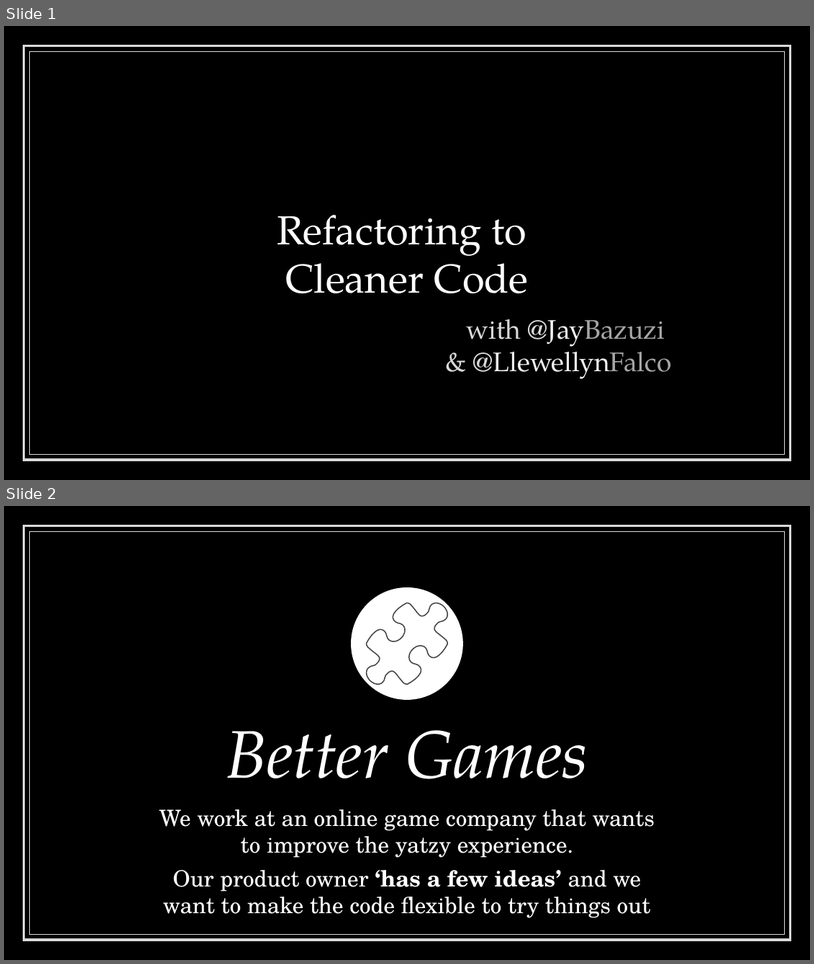
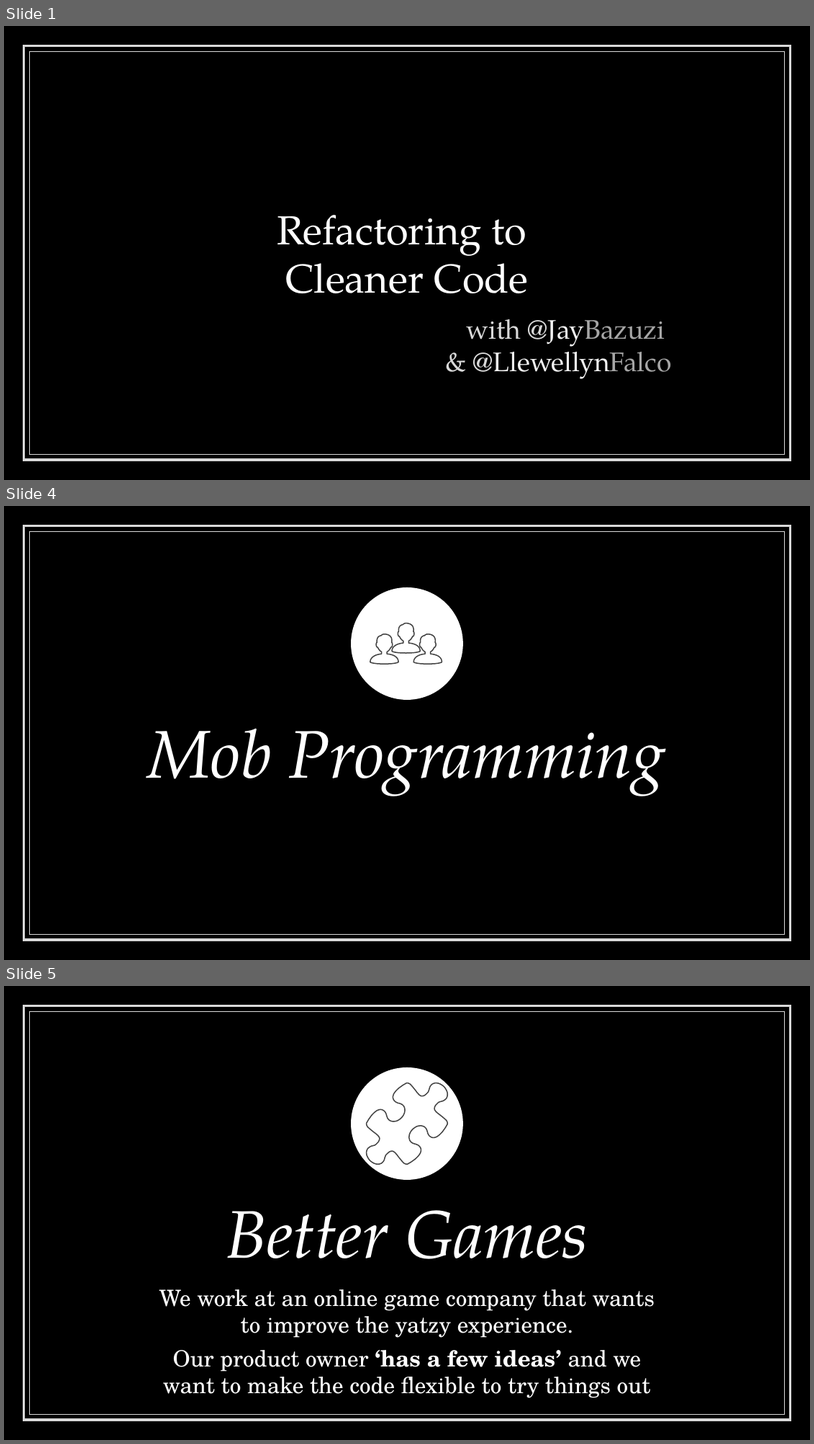
Before and after one commit to LearnWithLlew/RefactoringToCleanerCode.Slides, a slide deck: RefactoringToCleanerCode.pptx. Shown one above the other, each under a label of ours: slides 1 and 2 before the commit, slides 1, 4 and 5 after it; the slides between them are not shown. The pictures are 814x964 and 814x1444 pixels, drawn with LibreOffice and Linux fonts; fonts in the diff are those of the drawing. Boxes give left, top, right and bottom in pixels: in the first picture for what was removed or moved away, otherwise in the second. Text is boxed around its words. In the diff, an @@ line names an element or a change of style, - is before the commit and + after.

```diff
--- a/RefactoringToCleanerCode.pptx
+++ b/RefactoringToCleanerCode.pptx
@@ slide 4 added at box(4, 506, 810, 960), background #000000; not listed: 2 template elements that a slide beside it also shows @@
@@ ellipse added at box(351, 587, 463, 700), fill #FFFFFF @@
@@ freeform shape added at box(370, 634, 399, 664), outline #434343 0.96 pt @@
@@ freeform shape added at box(392, 623, 420, 653), outline #434343 0.96 pt @@
@@ freeform shape added at box(414, 634, 442, 664), outline #434343 0.96 pt @@
@@ title added at box(148, 728, 667, 796), 60 pt, text #FFFFFF, italic @@
+Mob Programming
@@ what was slide 2 is now slide 5 @@
```
Also in this commit, not shown: 2 other slides added.
